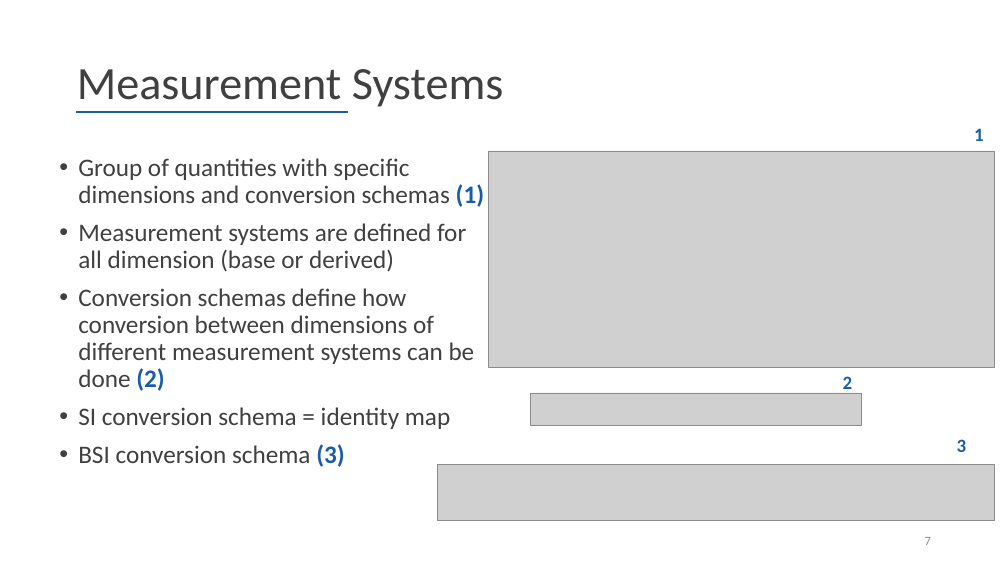
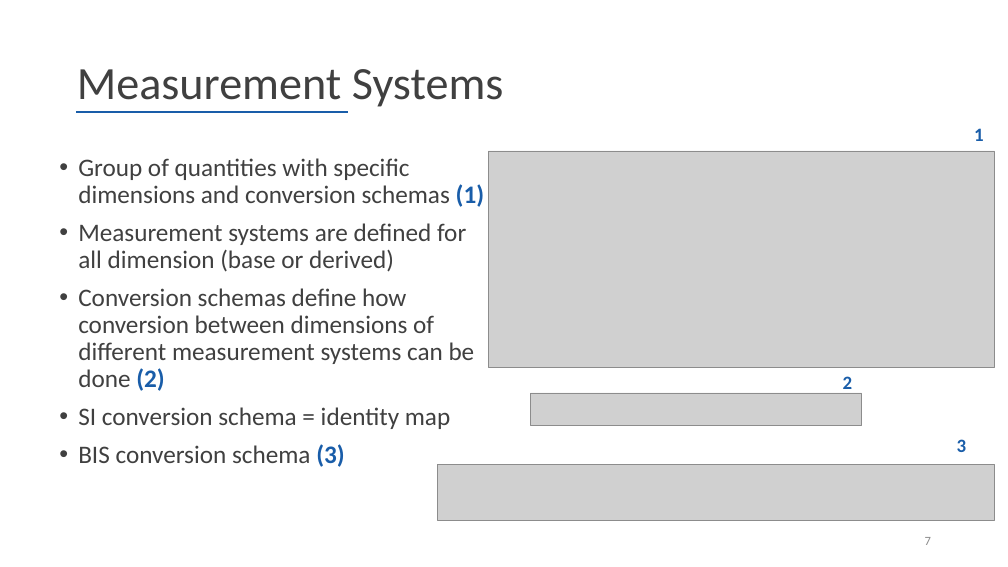
Before and after one commit to leouk/VDM_Toolkit, a slide deck: slide 7 of plugins/vdm2isa/pub/isq-lib/talk/International System of Quantities library in VDM.pptx. Drawn at 1008x567 pixels with LibreOffice and Linux fonts; fonts in the diff are those of the drawing; grey boxes stand for pictures; background and template pictures are left out. Boxes give left, top, right and bottom in pixels: in the first picture for what was removed or moved away, otherwise in the second. Text is boxed around its words. In the diff, an @@ line names an element or a change of style, - is before the commit and + after.

Commit message:
minor updates to presentation

```diff
--- a/plugins/vdm2isa/pub/isq-lib/talk/International System of Quantities library in VDM.pptx
+++ b/plugins/vdm2isa/pub/isq-lib/talk/International System of Quantities library in VDM.pptx
@@ text at box(78, 444, 344, 467): text changed @@
-• BSI conversion schema (3)
+• BIS conversion schema (3)
```
Also in this commit, not shown: 2 other slides changed.
